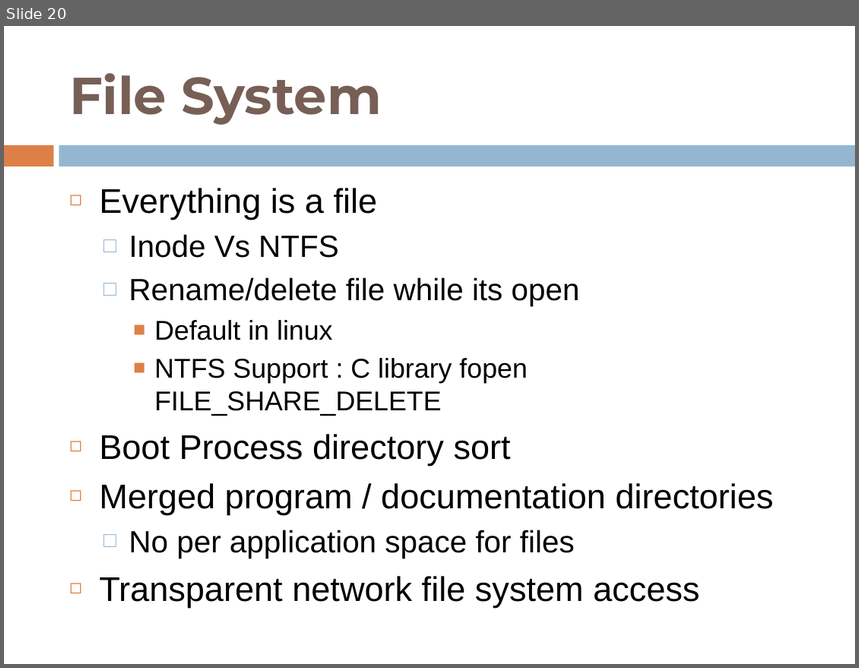
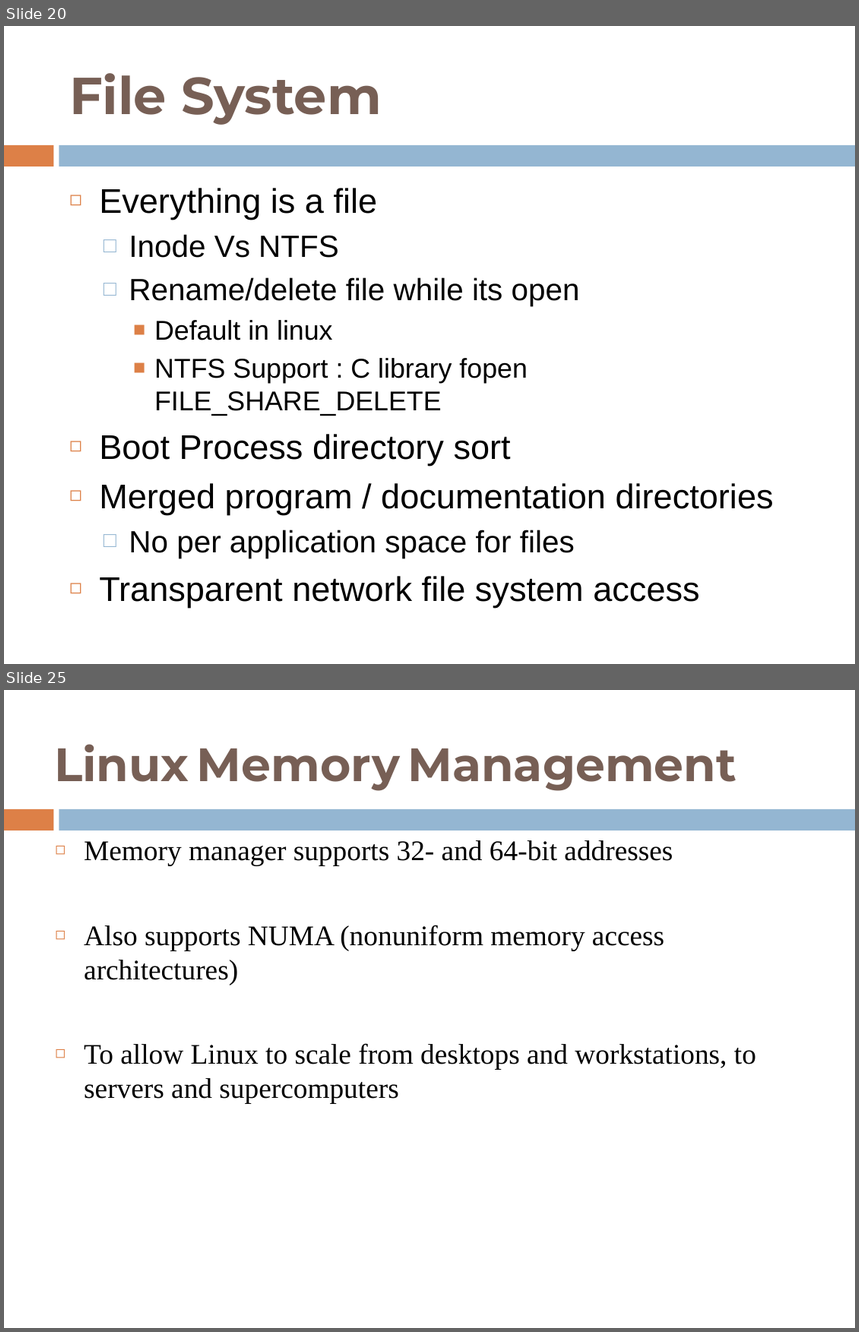
Before and after one commit to shyamrajendran/OS_MPS, a slide deck: 4th_credit/survey.pptx. Shown one above the other, each under a label of ours: slide 20 before the commit, slides 20 and 25 after it; the slides between them are not shown. The pictures are 859x668 and 859x1332 pixels, drawn with LibreOffice and Linux fonts; fonts in the diff are those of the drawing. Boxes give left, top, right and bottom in pixels: in the first picture for what was removed or moved away, otherwise in the second. Text is boxed around its words. In the diff, an @@ line names an element or a change of style, - is before the commit and + after.

```diff
--- a/4th_credit/survey.pptx
+++ b/4th_credit/survey.pptx
@@ slide 25 added at [4, 690, 855, 1328], background #FFFFFF; not listed: 2 template elements that a slide beside it also shows @@
@@ title added at [54, 744, 737, 791], 39.6 pt, text #775F55, bold @@
+Linux Memory Management
@@ text added at [84, 840, 756, 1103], 24 pt, text #000000 @@
+◻ Memory manager supports 32- and 64-bit addresses
+◻ Also supports NUMA (nonuniform memory access architectures)
+◻ To allow Linux to scale from desktops and workstations, to servers and supercomputers
```
Also in this commit, not shown: 7 other slides added.
